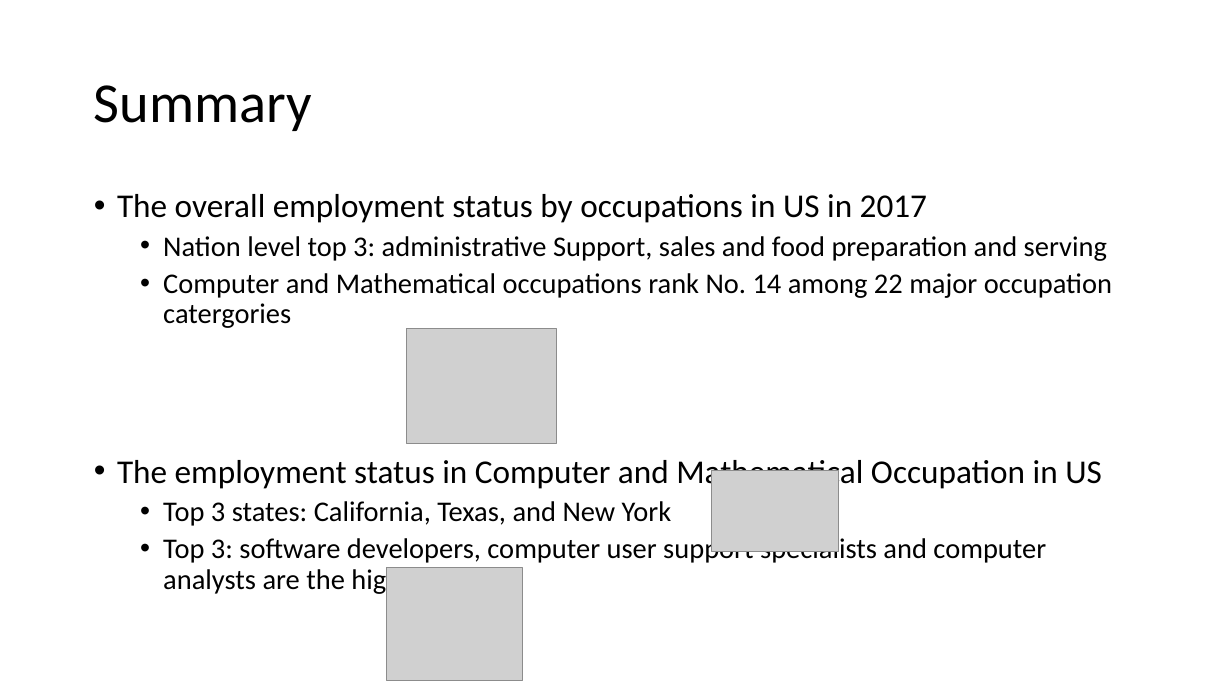
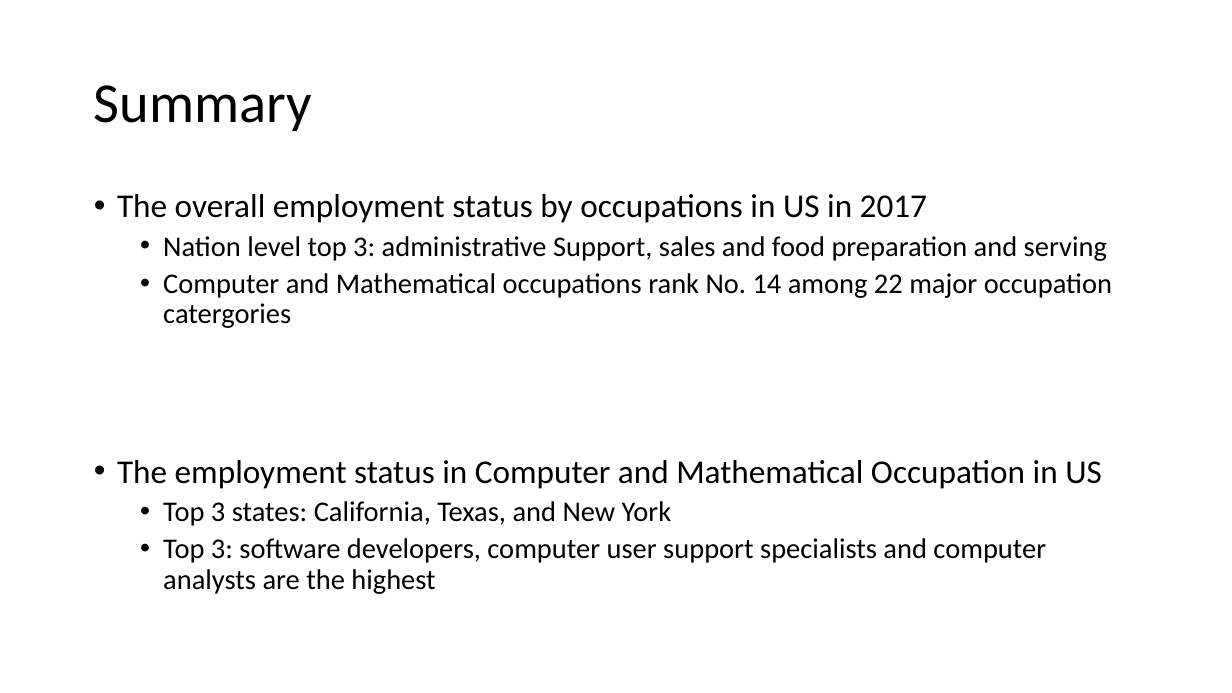
Before and after one commit to WCW789/Project1, a slide deck: slide 10 of Group_7_Presentation.pptx (slide 15 before the commit). Drawn at 1232x693 pixels with LibreOffice and Linux fonts; fonts in the diff are those of the drawing; grey boxes stand for pictures. Boxes give left, top, right and bottom in pixels: in the first picture for what was removed or moved away, otherwise in the second. Text is boxed around its words. In the diff, an @@ line names an element or a change of style, - is before the commit and + after.

```diff
--- a/Group_7_Presentation.pptx
+++ b/Group_7_Presentation.pptx
@@ picture removed at <box>407,328,556,443</box> @@
@@ picture removed at <box>712,470,838,552</box> @@
@@ picture removed at <box>387,567,523,680</box> @@
```
Also in this commit, not shown: 2 other slides changed, 2 slides added, 8 slides removed.
